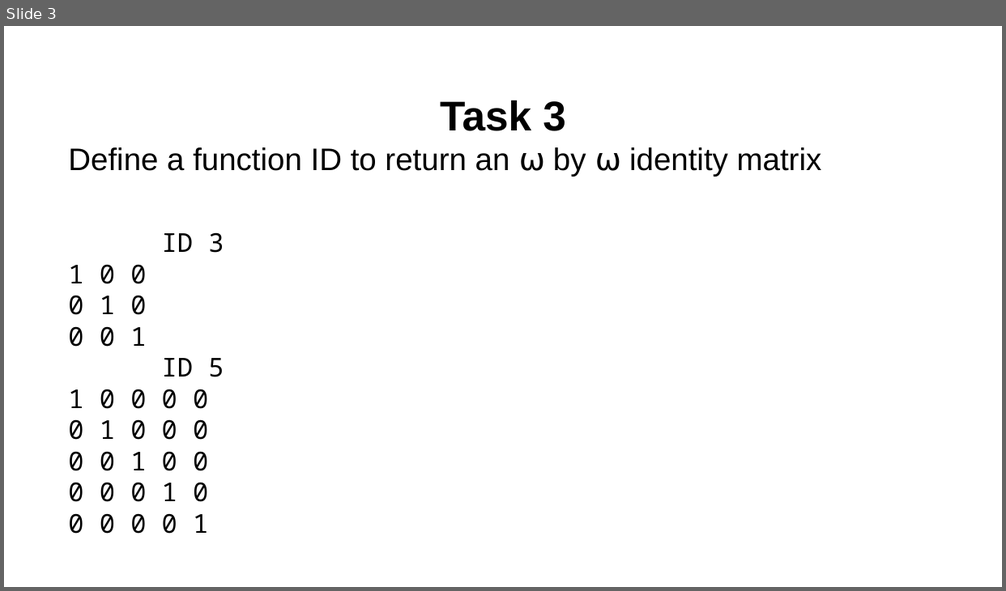
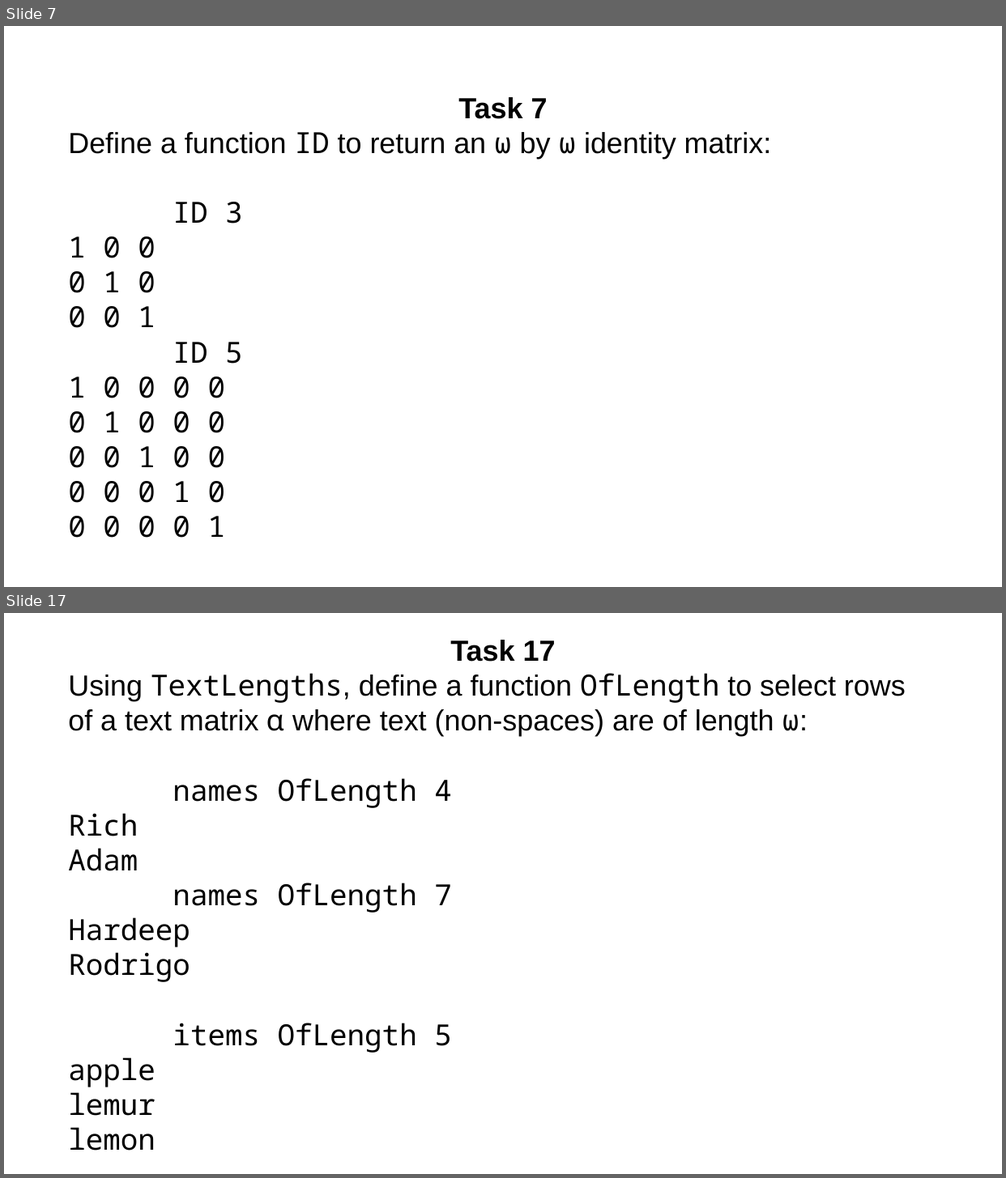
Before and after one commit to abrudz/tasks, a slide deck: tasks4.pptx. Shown one above the other, each under a label of ours: slide 3 before the commit, slides 7 and 17 after it; the slides between them are not shown. The pictures are 1006x591 and 1006x1178 pixels, drawn with LibreOffice and Linux fonts; fonts in the diff are those of the drawing. Boxes give left, top, right and bottom in pixels: in the first picture for what was removed or moved away, otherwise in the second. Text is boxed around its words. In the diff, an @@ line names an element or a change of style, - is before the commit and + after.

```diff
--- a/tasks4.pptx
+++ b/tasks4.pptx
@@ slide 17 added at bbox=[4, 613, 1002, 1174], background #FFFFFF @@
@@ text added at bbox=[68, 640, 906, 1053], 28 pt, text #000000 @@
+Task 17
+Using TextLengths, define a function OfLength to select rows of a text matrix ⍺ where text (non-spaces) are of length ⍵:
+names OfLength 4
+Rich
+Adam
+names OfLength 7
+Hardeep
+Rodrigo
+items OfLength 5
+apple
+lemur
+lemon
@@ what was slide 3 is now slide 7 @@
@@ slide 7 changed as well @@
@@ text at bbox=[68, 97, 772, 159]: text changed; size 30 to 28 pt @@
-Task 3
-Define a function ID to return an ⍵ by ⍵ identity matrix
+Task 7
+Define a function ID to return an ⍵ by ⍵ identity matrix:
@@ text at bbox=[68, 237, 243, 538]: size 25 to 28 pt in "ID 3", "1 0 0", "0 1 0", "0 0 1" and 6 more places @@
```
Also in this commit, not shown: 1 other slide changed, 16 other slides added, 5 slides removed, 1 other file.
